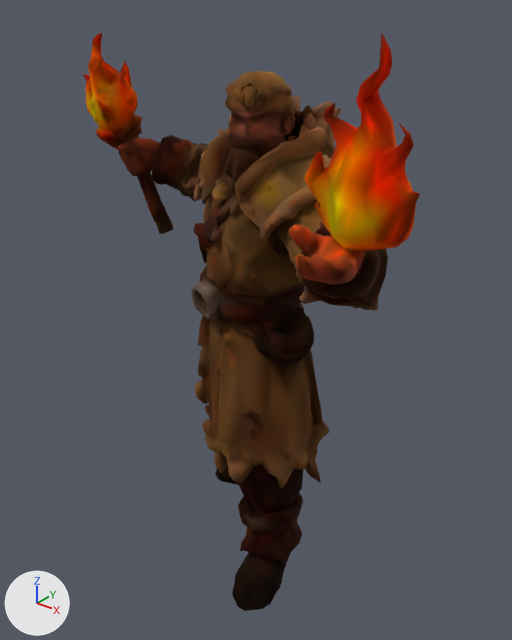
A saved change to the glTF model models/tripo/elias_lod1.glb.
The view is the same before and after, from a 50 mm lens placed at (0.737, -0.857, 1.032), pointed at (0.033, 0.023, 0.486). Every picture has the same lights, and +X, +Y and +Z are marked at lower left. The first picture is the older version. Vertices at exactly the same position are counted once.

Before the edit, the objects in view are built like this:
```python
me_tripo_mesh_c613a5c0_f4db_4453_981d_9a518b50411d = bpy.data.meshes.new('tripo_mesh_c613a5c0-f4db-4453-981d-9a518b50411d')
me_tripo_mesh_c613a5c0_f4db_4453_981d_9a518b50411d.from_pydata(...)  # 3525 vertices, 7062 faces; spans x -0.416..0.416, y -0.252..0.251, z 0.0..0.981
me_tripo_mesh_c613a5c0_f4db_4453_981d_9a518b50411d.materials.append(mat_tripo_mat_c613a5c0_f4db_4453_981d_9a518b50411d)
ob_tripo_node_c613a5c0_f4db_4453_981d_9a518b50411d = bpy.data.objects.new('tripo_node_c613a5c0-f4db-4453-981d-9a518b50411d', me_tripo_mesh_c613a5c0_f4db_4453_981d_9a518b50411d)
ob_tripo_node_c613a5c0_f4db_4453_981d_9a518b50411d.location = (0.0, 0.0, 0.0)
```
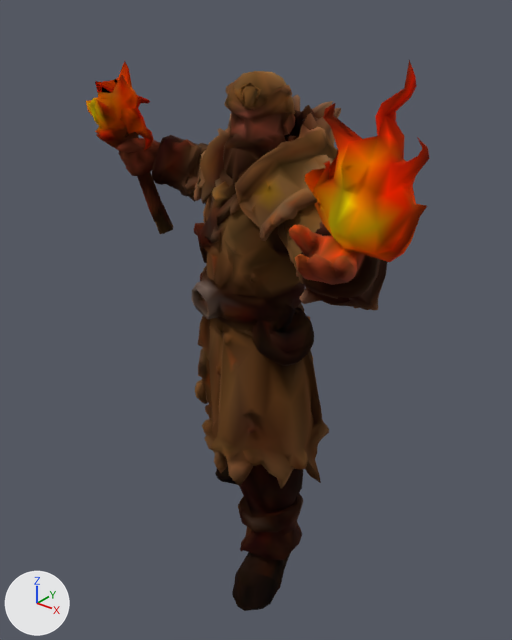
The change in detail:
me_tripo_mesh_c613a5c0_f4db_4453_981d_9a518b50411d is used by ob_tripo_node_c613a5c0_f4db_4453_981d_9a518b50411d; location (0.0, 0.0, 0.0).
me_tripo_mesh_c613a5c0_f4db_4453_981d_9a518b50411d had 3525 vertices, 7062 faces and spanned x -0.416..0.416, y -0.252..0.251, z 0.0..0.981.
me_tripo_mesh_c613a5c0_f4db_4453_981d_9a518b50411d now has 3524 vertices, 7030 faces and spans x -0.412..0.408, y -0.252..0.251, z 0.0..0.947.
Part 1, on me_tripo_mesh_c613a5c0_f4db_4453_981d_9a518b50411d:
18 vertices are removed from x 0.283..0.404, y -0.191..-0.141, z 0.754..0.893.
76 faces are deleted.
76 vertices move from x 0.293..0.416, y -0.214..-0.158, z 0.76..0.981 to x 0.286..0.408, y -0.192..-0.085, z 0.748..0.947.
17 vertices are added at x 0.277..0.394, y -0.176..-0.098, z 0.732..0.858.
44 new faces join them.
Part 2, on me_tripo_mesh_c613a5c0_f4db_4453_981d_9a518b50411d:
45 vertices move from x -0.416..-0.337, y 0.032..0.087, z 0.833..0.937 to x -0.347..-0.285, y 0.05..0.111, z 0.727..0.831.
Other edits to the shape of me_tripo_mesh_c613a5c0_f4db_4453_981d_9a518b50411d do not show in these pictures.

Where the change shows, as pixel boxes (x1, y1, x2, y2) in the pictures (512 x 640 px; the box of a moved part takes in the faces that stretch with it):
'tripo_node_c613a5c0-f4db-4453-981d-9a518b50411d', reshaped
    before: (83, 32, 420, 611)
    after: (86, 60, 429, 611)
part 1 of me_tripo_mesh_c613a5c0_f4db_4453_981d_9a518b50411d, moved or reshaped
    before: (305, 32, 420, 252)
    after: (313, 60, 429, 262)
part 2 of me_tripo_mesh_c613a5c0_f4db_4453_981d_9a518b50411d, moved or reshaped
    before: (83, 33, 121, 104)
    after: (86, 77, 154, 151)
